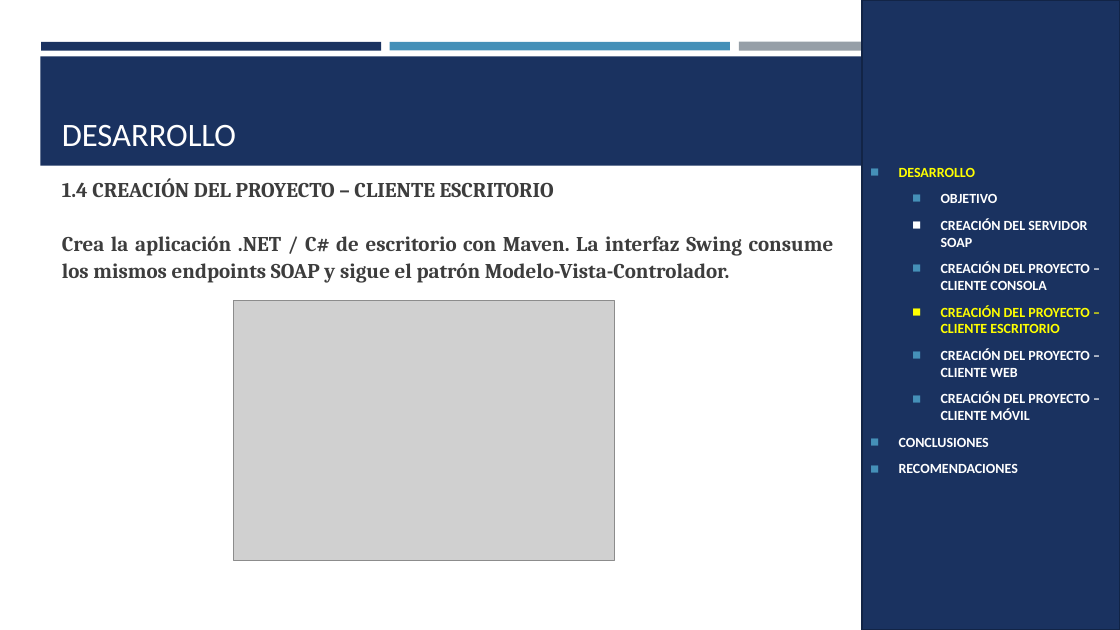
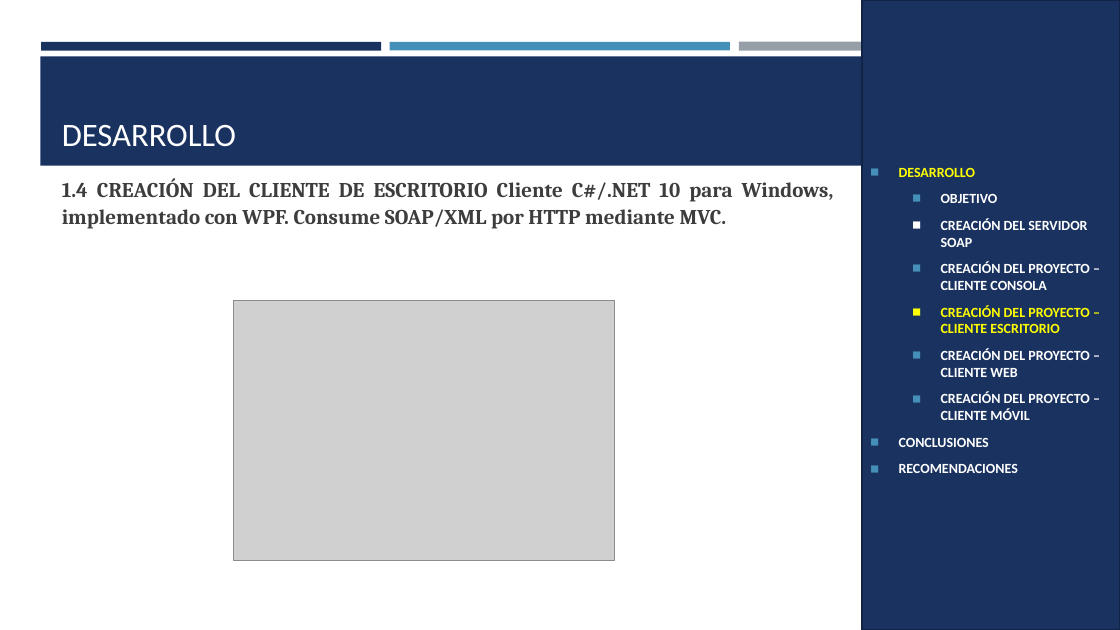
Before and after one commit to JulioViche/u1-sw-arch, a slide deck: slide 13 of TI.1.2. PAO202651_SOAP_DOTNET_SINBDD_NRC36884_GR09/05. DOCUMENTACION/CONVUNI_SOAP_DOTNET_GR09.pptx. Drawn at 1120x630 pixels with LibreOffice and Linux fonts; fonts in the diff are those of the drawing; grey boxes stand for pictures. Boxes give left, top, right and bottom in pixels: in the first picture for what was removed or moved away, otherwise in the second. Text is boxed around its words. In the diff, an @@ line names an element or a change of style, - is before the commit and + after.

```diff
--- a/TI.1.2. PAO202651_SOAP_DOTNET_SINBDD_NRC36884_GR09/05. DOCUMENTACION/CONVUNI_SOAP_DOTNET_GR09.pptx
+++ b/TI.1.2. PAO202651_SOAP_DOTNET_SINBDD_NRC36884_GR09/05. DOCUMENTACION/CONVUNI_SOAP_DOTNET_GR09.pptx
@@ text at [62, 178, 834, 229]: text changed @@
-1.4 CREACIÓN DEL PROYECTO – CLIENTE ESCRITORIO
-Crea la aplicación .NET / C# de escritorio con Maven. La interfaz Swing consume los mismos endpoints SOAP y sigue el patrón Modelo-Vista-Controlador.
+1.4 CREACIÓN DEL CLIENTE DE ESCRITORIO Cliente C#/.NET 10 para Windows, implementado con WPF. Consume SOAP/XML por HTTP mediante MVC.
```
Also in this commit, not shown: 14 other slides changed, 18 other files.
